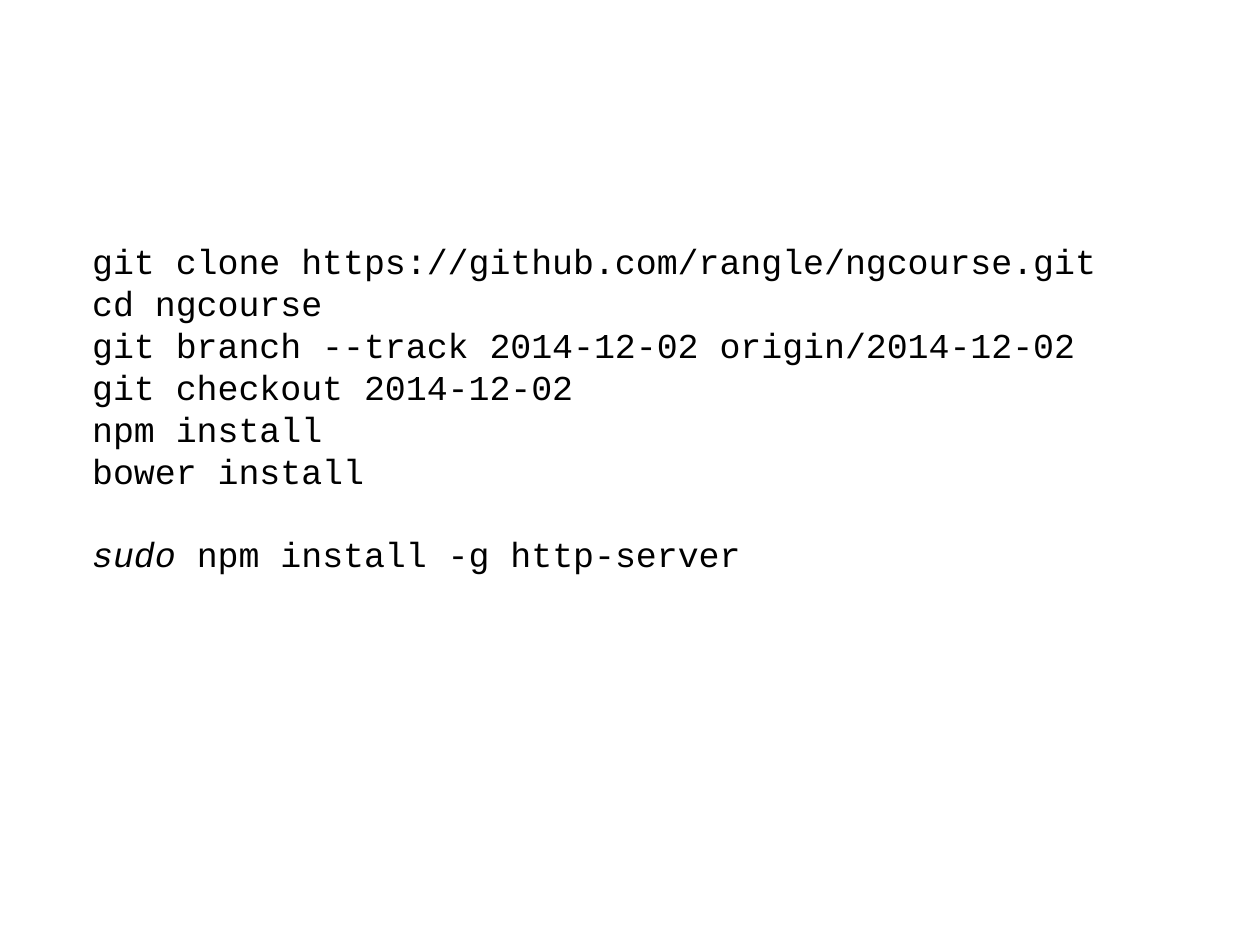
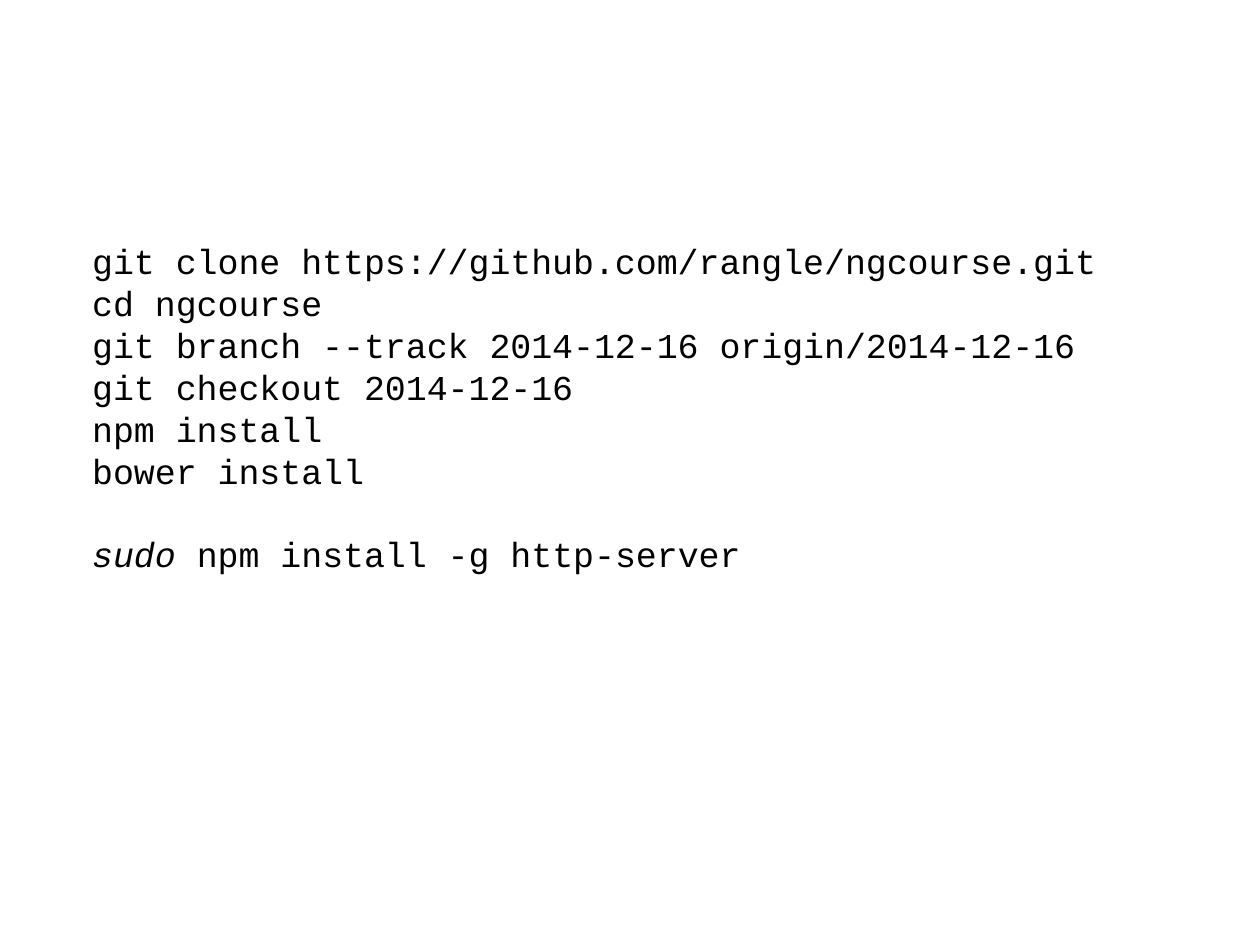
Before and after one commit to yuri/ngcourse, a slide deck: slide 4 of intro-slides.odp. Drawn at 1260x945 pixels with LibreOffice and Linux fonts; fonts in the diff are those of the drawing. Boxes give left, top, right and bottom in pixels: in the first picture for what was removed or moved away, otherwise in the second. Text is boxed around its words. In the diff, an @@ line names an element or a change of style, - is before the commit and + after.

Commit message:
PDF of intro slides.

```diff
--- a/intro-slides.odp
+++ b/intro-slides.odp
@@ text at box(92, 333, 1076, 408): text changed @@
-git branch --track 2014-12-02 origin/2014-12-02
-git checkout 2014-12-02
+git branch --track 2014-12-16 origin/2014-12-16
+git checkout 2014-12-16
```
Also in this commit, not shown: 1 other file.
